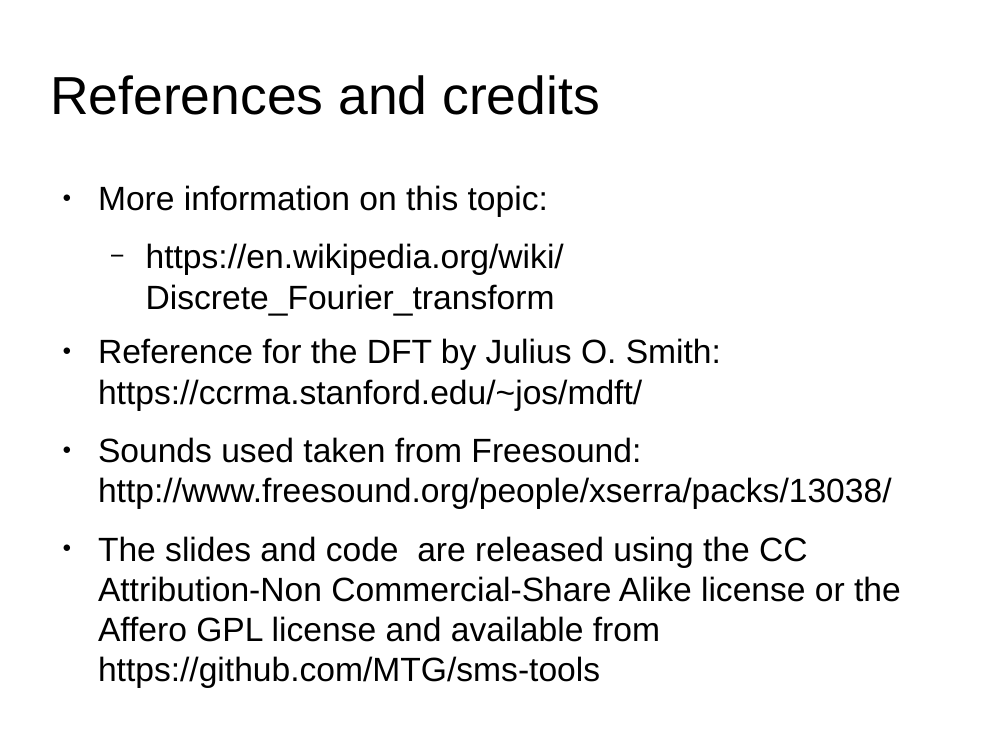
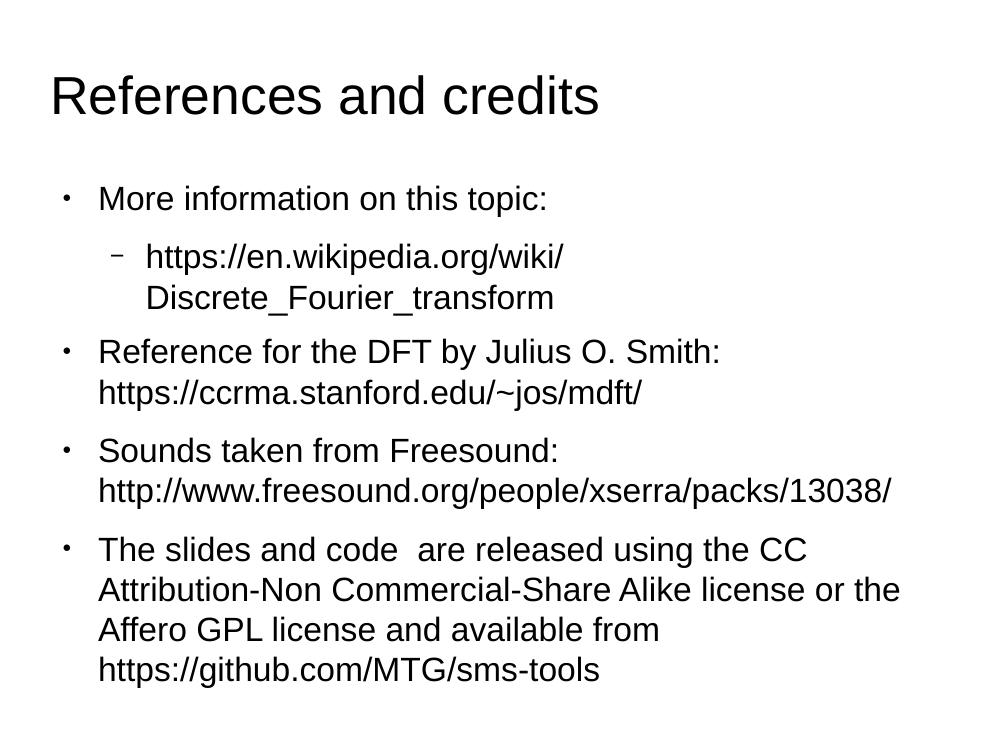
Before and after one commit to MTG/sms-tools, a slide deck: slide 12 of lectures/3-Fourier-theorems/Fourier-theorems-1.odp. Drawn at 1008x756 pixels with LibreOffice and Linux fonts; fonts in the diff are those of the drawing. Boxes give left, top, right and bottom in pixels: in the first picture for what was removed or moved away, otherwise in the second. Text is boxed around its words. In the diff, an @@ line names an element or a change of style, - is before the commit and + after.

```diff
--- a/lectures/3-Fourier-theorems/Fourier-theorems-1.odp
+++ b/lectures/3-Fourier-theorems/Fourier-theorems-1.odp
@@ text at (98, 437, 892, 509): text changed @@
-● Sounds used taken from Freesound: http://www.freesound.org/people/xserra/packs/13038/
+● Sounds taken from Freesound: http://www.freesound.org/people/xserra/packs/13038/
```
Also in this commit, not shown: 16 other files.
